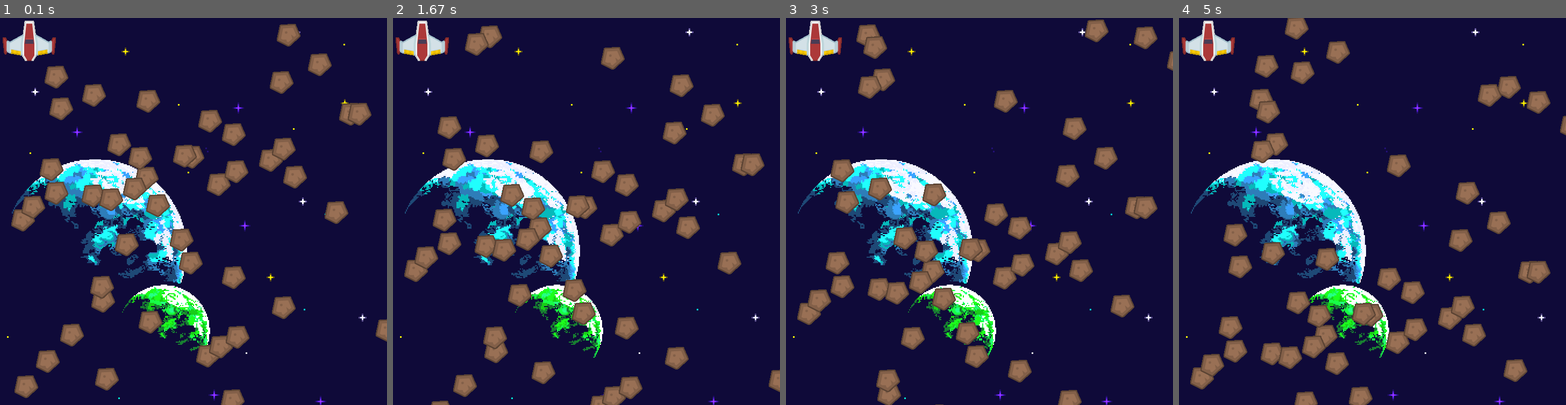
Above: before the commit, frames 1-4 (left to right).
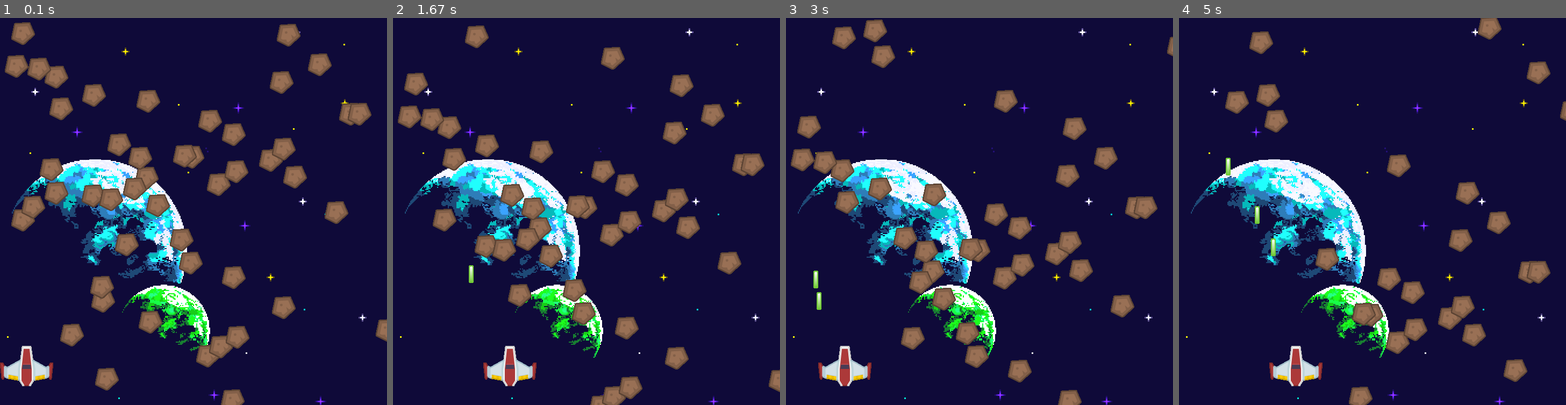
Above: after the commit, the same moments.

Repository: carlos-rodriguez-cr/Practica-pygame-seminario
Game: pygame game, started from 12-Mouse disparar/run.py
Same seed, same stepped clock (60 frames per second), same inputs: the game is played once before the commit and once after it.
Inputs:
- Up to frame 1 (0.1 s): no input
- Up to frame 2 (1.67 s): tap Space at 0.33, 0.73, 1.03, 1.23, 1.53 s; hold Right 0.67-1.13 s; hold Right 1.17-1.63 s
- Up to frame 3 (3 s): hold Left 1.67-2.2 s; tap Space at 1.73, 2.03, 2.3, 2.6, 2.73 s; hold Left 2.23-2.63 s; hold Right from 2.67 s (still down)
- Up to frame 4 (5 s): tap Space at 3.03, 3.4, 3.7, 3.9, 4.2, 4.4, 4.7, 4.9 s; release Right at 3.3 s; hold Left 3.33-3.8 s; hold Right 3.83-4.3 s; hold Right 4.33-4.8 s; hold Left from 4.83 s (still down)

The runs differ from the first frame. In frame 1, 2.5% of the frame differs, in the area x 0-16%, y 0-99%; in frame 2, 4.5%; in frame 3, 6.3%; in frame 4, 9.3%, in the area x 0-100%, y 0-100%.

Commit message:
Implemento un game over y sonidos

Diff:
--- a/12-Mouse disparar/run.py
+++ b/12-Mouse disparar/run.py
@@ -36,10 +36,19 @@
 		self.image = pygame.image.load("player.png").convert()
 		self.image.set_colorkey(BLACK)
 		self.rect = self.image.get_rect() #Posicionar sprite
-	def update(self):
-		mouse_pos = pygame.mouse.get_pos()
-		player.rect.x = mouse_pos[0]
-		player.rect.y = mouse_pos[1]
+		self.speed_x = 0
+		self.speed_y = 0
+
+	def changespeed(self, x): #Mover personaje con el mouse
+		self.speed_x += x
+
+	#ef update(self): #Mover personaje con el mouse
+		#mouse_pos = pygame.mouse.get_pos()
+		#player.rect.x = mouse_pos[0]
+		#player.rect.y = mouse_pos[1]
+	def update(self): #Mover personaje con el mouse
+		self.rect.x += self.speed_x
+		player.rect.y = 610
 
 screen = pygame.display.set_mode([720, 720])
 clock = pygame.time.Clock()
@@ -64,18 +73,32 @@
 
 player = Player()
 all_sprite_list.add(player)
+sound = pygame.mixer.Sound("laser5.ogg")
 
 while not done:
 	for event in pygame.event.get():
 		if event.type == pygame.QUIT:
 			done = True
 
-		if event.type == pygame.MOUSEBUTTONDOWN:
-			laser = Laser()
-			laser.rect.x = player.rect.x + 45
-			laser.rect.y = player.rect.y - 20
-			all_sprite_list.add(laser)
-			laser_list.add(laser)
+		if event.type == pygame.KEYDOWN:
+			if event.key == pygame.K_LEFT:
+				player.changespeed(-3)
+			if event.key == pygame.K_RIGHT:
+				player.changespeed(3)
+			if event.key == pygame.K_SPACE:
+				laser = Laser()
+				laser.rect.x = player.rect.x + 45
+				laser.rect.y = player.rect.y - 20
+				all_sprite_list.add(laser)
+				laser_list.add(laser)
+				sound.play()
+
+		if event.type == pygame.KEYUP:
+			if event.key == pygame.K_LEFT:
+				player.changespeed(3)
+			if event.key == pygame.K_RIGHT:
+				player.changespeed(-3)
+
 
 	all_sprite_list.update()
 	for laser in laser_list:
--- /dev/null
+++ b/13-Game over/run.py
@@ -0,0 +1,172 @@
+import pygame, random
+
+SCREEN_WIDTH = 720
+SCREEN_HEIGHT = 720
+BLACK = (0, 0, 0)
+WHITE = (255, 255, 255)
+
+class Meteor(pygame.sprite.Sprite):
+	def __init__(self):
+		super().__init__()
+		self.image = pygame.image.load("meteor.png").convert()
+		self.image.set_colorkey(BLACK)
+		self.rect = self.image.get_rect() #Posicionar sprite
+
+	def update(self):
+		self.rect.y += 1
+
+		if self.rect.y > SCREEN_HEIGHT:
+			self.rect.y = -10
+			self.rect.x = random.randrange(SCREEN_WIDTH)
+
+
+class Player(pygame.sprite.Sprite):
+	def __init__(self):
+		super().__init__()
+		self.image = pygame.image.load("player.png").convert()
+		self.image.set_colorkey(BLACK)
+		self.rect = self.image.get_rect() #Posicionar sprite
+		self.speed_x = 0
+		self.speed_y = 0
+
+	def changespeed(self, x): #Mover personaje con el teclado
+		self.speed_x += x
+
+	def update(self):  #Mover personaje con el teclado
+		self.rect.x += self.speed_x
+		self.rect.y = 510
+
+    #def update(self): #Mover personaje con el mouse
+		#mouse_pos = pygame.mouse.get_pos()
+		#player.rect.x = mouse_pos[0]
+		#player.rect.y = mouse_pos[1]
+
+class Laser(pygame.sprite.Sprite):
+	def __init__(self):
+		super().__init__()
+		self.image = pygame.image.load("laser.png").convert()
+		self.image.set_colorkey(BLACK)
+		self.rect = self.image.get_rect() #Posicionar sprite
+	def update(self):
+		self.rect.y -= 5
+		if self.rect.y > 720:
+			self.rect.y = -10
+			self.rect.x = random.randrange(720)
+
+
+
+
+
+class Game(object):
+	def __init__(self):
+		self.game_over = False
+		self.background = pygame.image.load("background.png").convert()
+		self.player = pygame.image.load("player.png").convert()
+		pygame.mouse.set_visible(0)
+		self.sound = pygame.mixer.Sound("laser5.ogg")
+
+		self.score = 0
+
+		self.meteor_list = pygame.sprite.Group()
+		self.laser_list = pygame.sprite.Group()
+		self.all_sprite_list = pygame.sprite.Group()
+
+		for i in range(50):
+			self.meteor = Meteor()  #Se crea el objeto meteoro 50 veces
+			self.meteor.rect.x = random.randrange(SCREEN_WIDTH)
+			self.meteor.rect.y = random.randrange(SCREEN_HEIGHT)
+
+			self.meteor_list.add(self.meteor)
+			self.all_sprite_list.add(self.meteor)
+
+		self.player = Player()  #Se crea el objeto jugador
+		self.laser = Laser()    #Se crea el objeto laser
+		self.all_sprite_list.add(self.player)
+
+	def process_events(self):
+		for event in pygame.event.get():
+			if event.type == pygame.QUIT:
+				return True
+
+			if event.type == pygame.MOUSEBUTTONDOWN: #Si termina el juego
+				if self.game_over:
+					self.__init__() #Volvemos a correr el juego(reinicio)
+
+			if event.type == pygame.KEYDOWN:
+				if event.key == pygame.K_LEFT:
+					self.player.changespeed(-3)
+				if event.key == pygame.K_RIGHT:
+					self.player.changespeed(3)
+				if event.key == pygame.K_SPACE:
+					self.laser = Laser()
+					self.laser.rect.x = self.player.rect.x + 45
+					self.laser.rect.y = self.player.rect.y - 20
+					self.all_sprite_list.add(self.laser)
+					self.laser_list.add(self.laser)
+					self.sound.play()
+
+			if event.type == pygame.KEYUP:
+				if event.key == pygame.K_LEFT:
+					self.player.changespeed(3)
+				if event.key == pygame.K_RIGHT:
+					self.player.changespeed(-3)
+
+
+		return False
+
+
+	def run_logic(self):
+		if not self.game_over:
+			self.all_sprite_list.update()
+			# True detecta colision y elimina el objeto, False detecta pero no elimina
+			meteor_hit_list = pygame.sprite.spritecollide(self.player, self.meteor_list, True)
+
+			for self.meteor in meteor_hit_list:
+				self.score += 1
+				print(self.score)
+			for self.laser in self.laser_list:
+				meteor_hit_list = pygame.sprite.spritecollide(self.laser, self.meteor_list, True)
+			for self.meteor in meteor_hit_list:
+				self.all_sprite_list.remove(self.laser)
+				self.laser_list.remove(self.laser)
+				self.score += 1
+				print(self.score)
+			if self.laser.rect.y < -10:
+				self.all_sprite_list.remove(self.laser)
+				self.laser_list.remove(self.laser)
+
+			if len(self.meteor_list) == 0:  #Si se acaban los meteoritos sale del juego
+				self.game_over = True
+
+
+	def display_frame(self, screen):
+		screen.blit(self.background, [0, 0])
+
+		if self.game_over:
+			font = pygame.font.SysFont("serif", 25)
+			text = font.render("Game Over, Click To Continue", True, BLACK)
+			center_x = (SCREEN_WIDTH // 2) - (text.get_width() // 2)
+			center_y = (SCREEN_HEIGHT // 2) - (text.get_height() // 2)
+			screen.blit(text, [center_x, center_y])
+
+		if not self.game_over:
+			self.all_sprite_list.draw(screen)
+
+		pygame.display.flip()
+
+def main(): #Clase principal
+	pygame.init()
+	screen = pygame.display.set_mode([SCREEN_WIDTH, SCREEN_HEIGHT])
+	done = False
+	clock = pygame.time.Clock()
+	game = Game() #Reiniciar juego
+
+	while not done:
+		done = game.process_events()
+		game.run_logic()
+		game.display_frame(screen)
+		clock.tick(60)
+	pygame.quit()
+
+if __name__ == "__main__":
+	main()
Binary file added: 13-Game over/background.png
Binary file added: 13-Game over/laser.png
Binary file added: 13-Game over/meteor.png
Binary file added: 13-Game over/player.png
Not shown, added: 12-Mouse disparar/laser5.ogg
Not shown, added: 13-Game over/laser5.ogg
